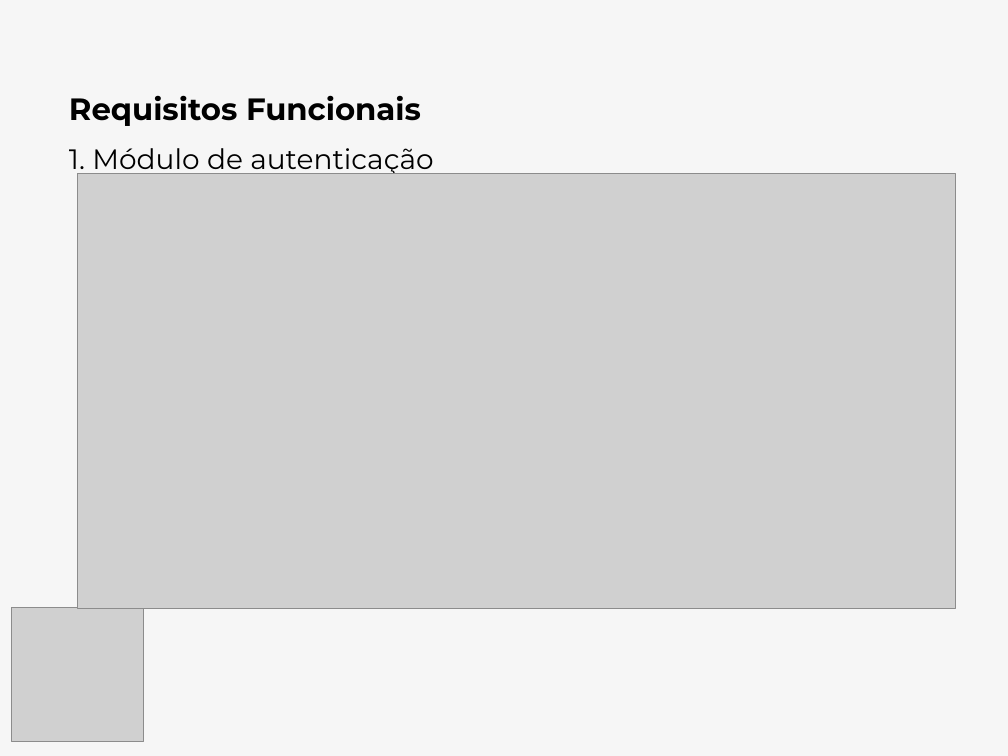
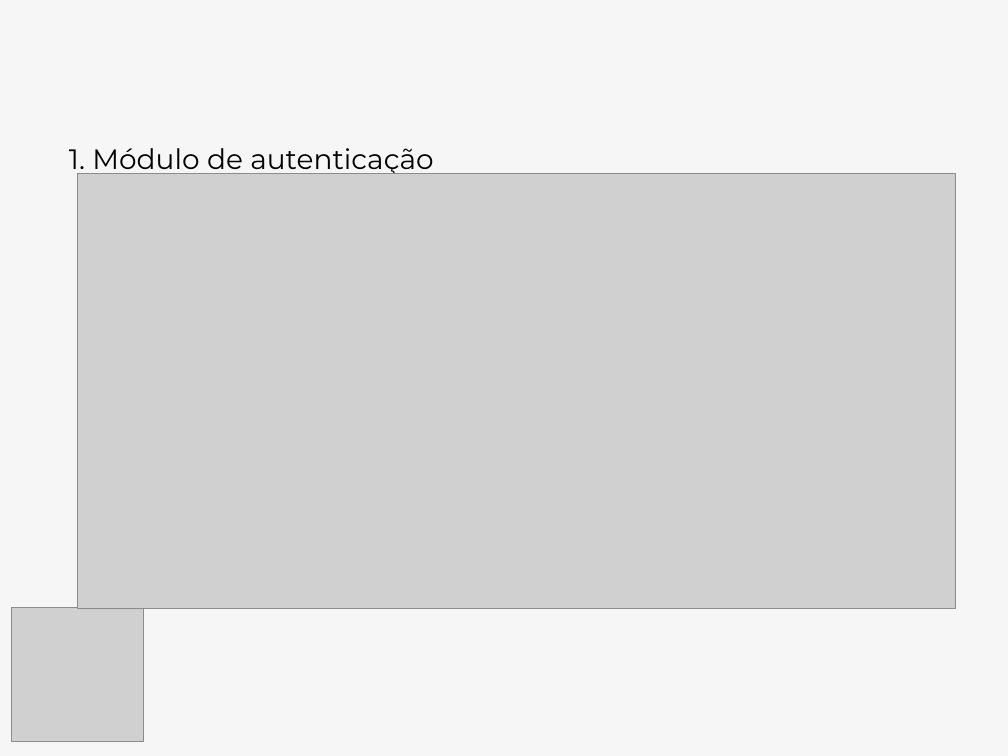
Before and after one commit to luizfernandodias/vessel-gestao-ambiental, a slide deck: slide 4 of apresentacao/Slides_Apresentacao_TCC.pptx (slide 3 before the commit). Drawn at 1008x756 pixels with LibreOffice and Linux fonts; fonts in the diff are those of the drawing; grey boxes stand for pictures. Boxes give left, top, right and bottom in pixels: in the first picture for what was removed or moved away, otherwise in the second. Text is boxed around its words. In the diff, an @@ line names an element or a change of style, - is before the commit and + after.

```diff
--- a/apresentacao/Slides_Apresentacao_TCC.pptx
+++ b/apresentacao/Slides_Apresentacao_TCC.pptx
@@ text removed at [69,95,421,126] @@
-Requisitos Funcionais
```
Also in this commit, not shown: 4 other slides changed, 8 slides added, 7 other files.
